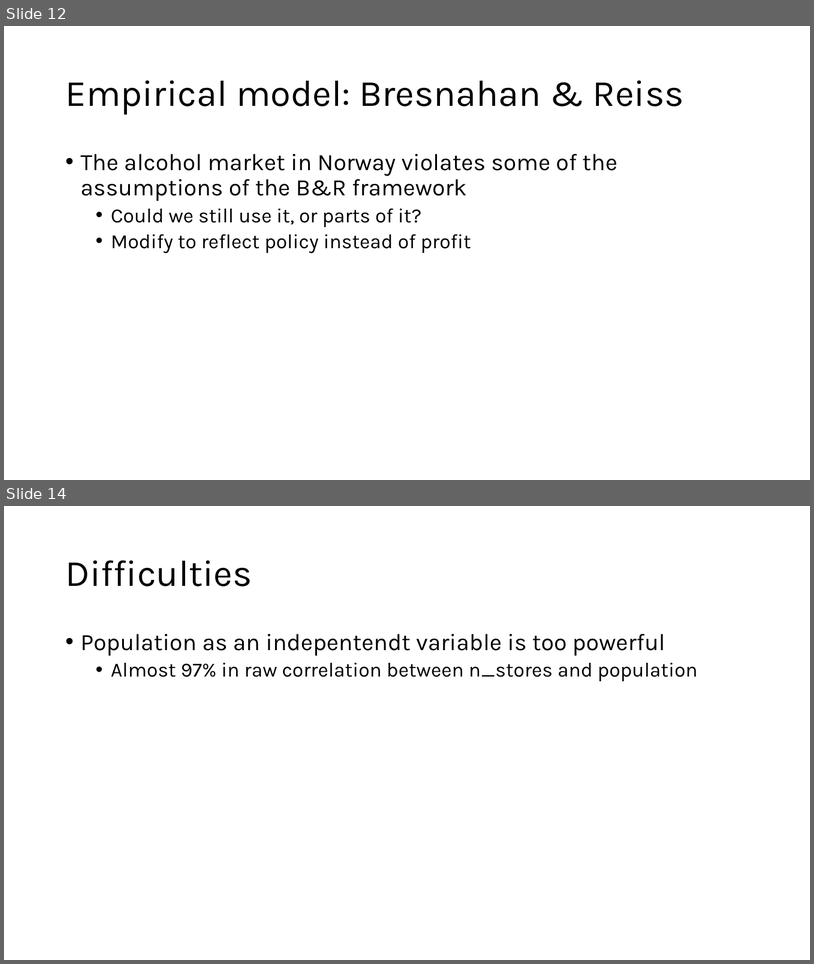
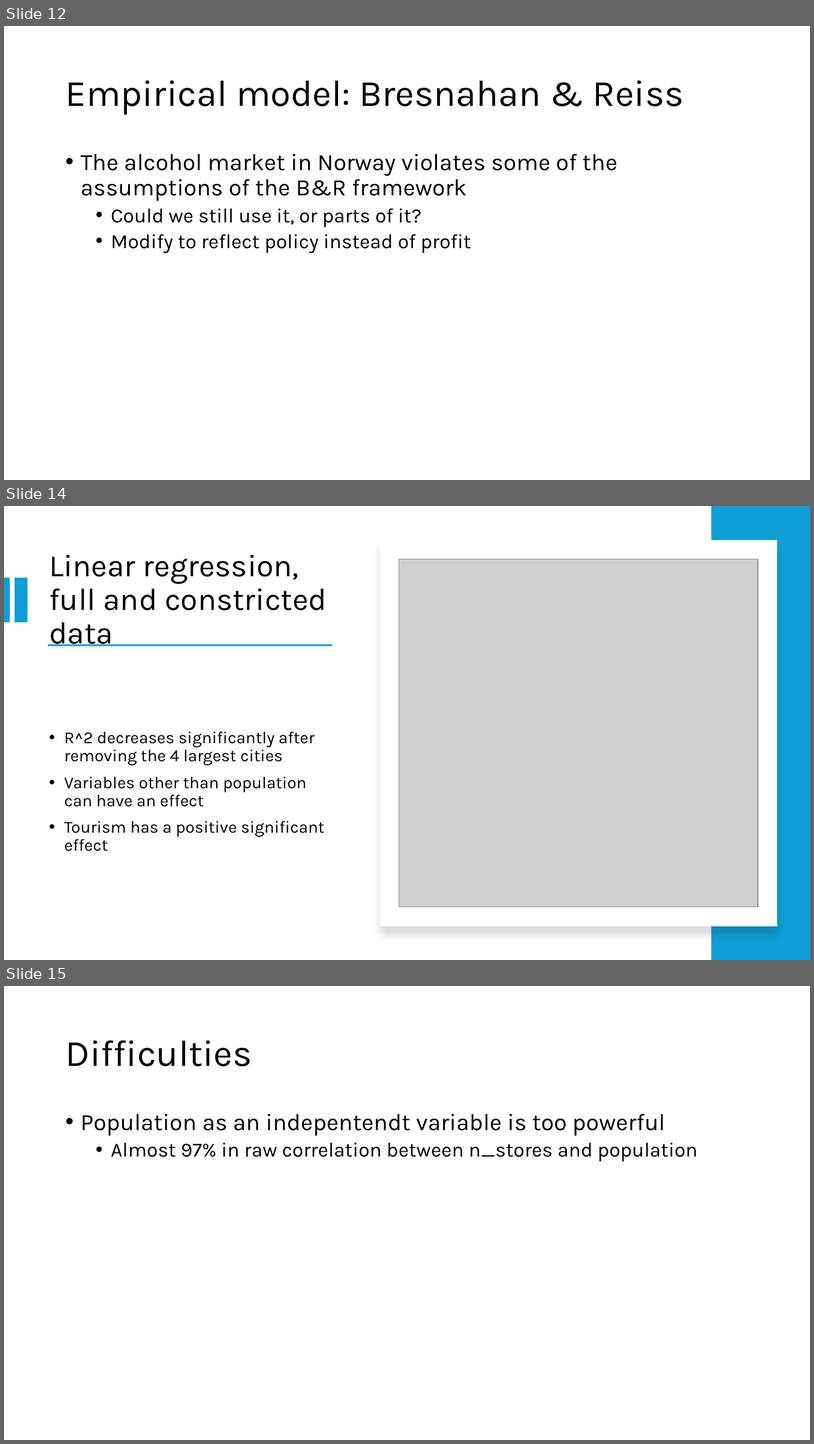
Before and after one commit to sanderseriksen/BAN440-Term-Paper, a slide deck: BAN440 – Term Paper Idea.pptx. Shown one above the other, each under a label of ours: slides 12 and 14 before the commit, slides 12, 14 and 15 after it; the slides between them are not shown. The pictures are 814x964 and 814x1444 pixels, drawn with LibreOffice and Linux fonts; fonts in the diff are those of the drawing; grey boxes stand for pictures. Boxes give left, top, right and bottom in pixels: in the first picture for what was removed or moved away, otherwise in the second. Text is boxed around its words. In the diff, an @@ line names an element or a change of style, - is before the commit and + after.

```diff
--- a/BAN440 – Term Paper Idea.pptx
+++ b/BAN440 – Term Paper Idea.pptx
@@ slide 14 added at [4,506,810,960], background #FFFFFF @@
@@ rectangle added at [712,506,810,960], fill #0F9ED5 @@
@@ rectangle added at [380,540,778,926], fill #FFFFFF @@
@@ title added at [49,555,327,646], 37 pt, text #000000 @@
+Linear regression, full and constricted data
@@ picture added at [399,559,758,906] @@
@@ rectangle added at [4,577,10,622], fill #0F9ED5 @@
@@ rectangle added at [14,577,27,622], fill #0F9ED5 @@
@@ rectangle added at [48,645,332,646], fill #0F9ED5 @@
@@ text added at [64,731,324,851], 20 pt, text #000000 @@
+• R^2 decreases significantly after removing the 4 largest cities
+• Variables other than population can have an effect
+• Tourism has a positive significant effect
@@ what was slide 14 is now slide 15 @@
```
Also in this commit, not shown: 1 slide changed.
